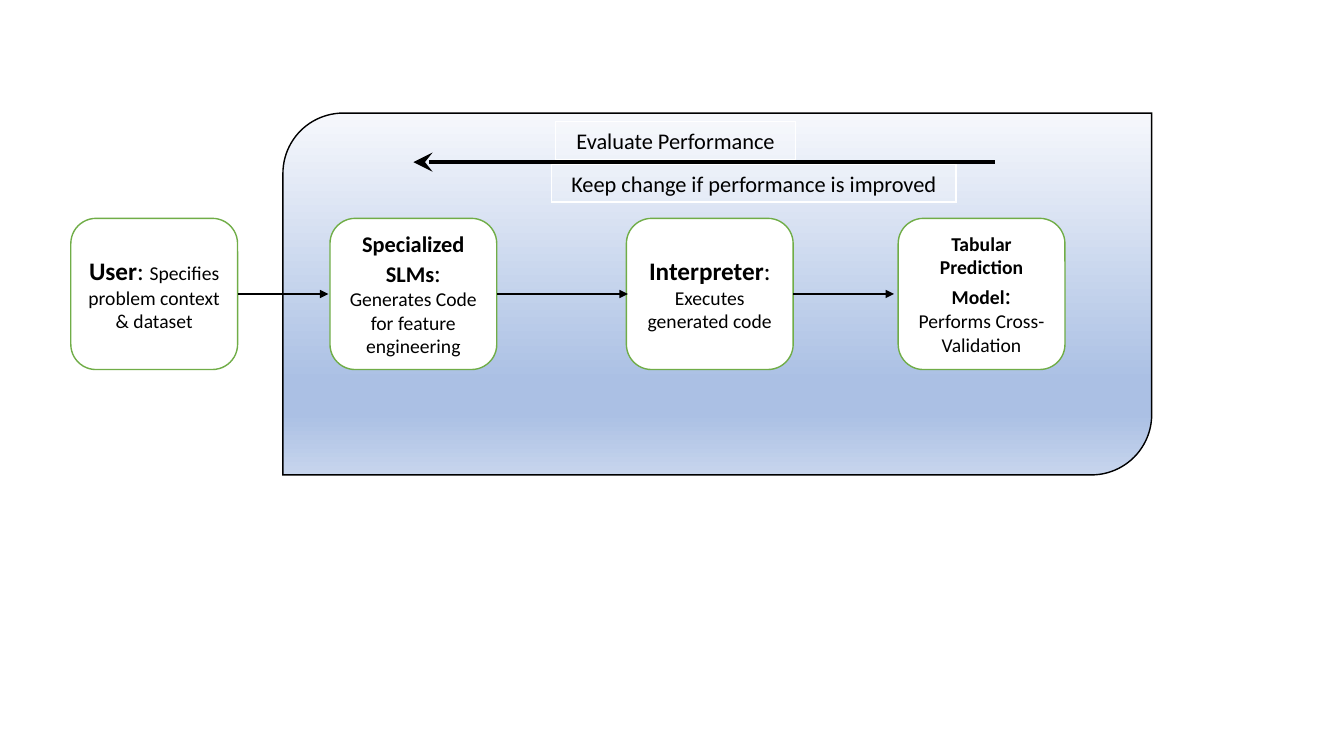
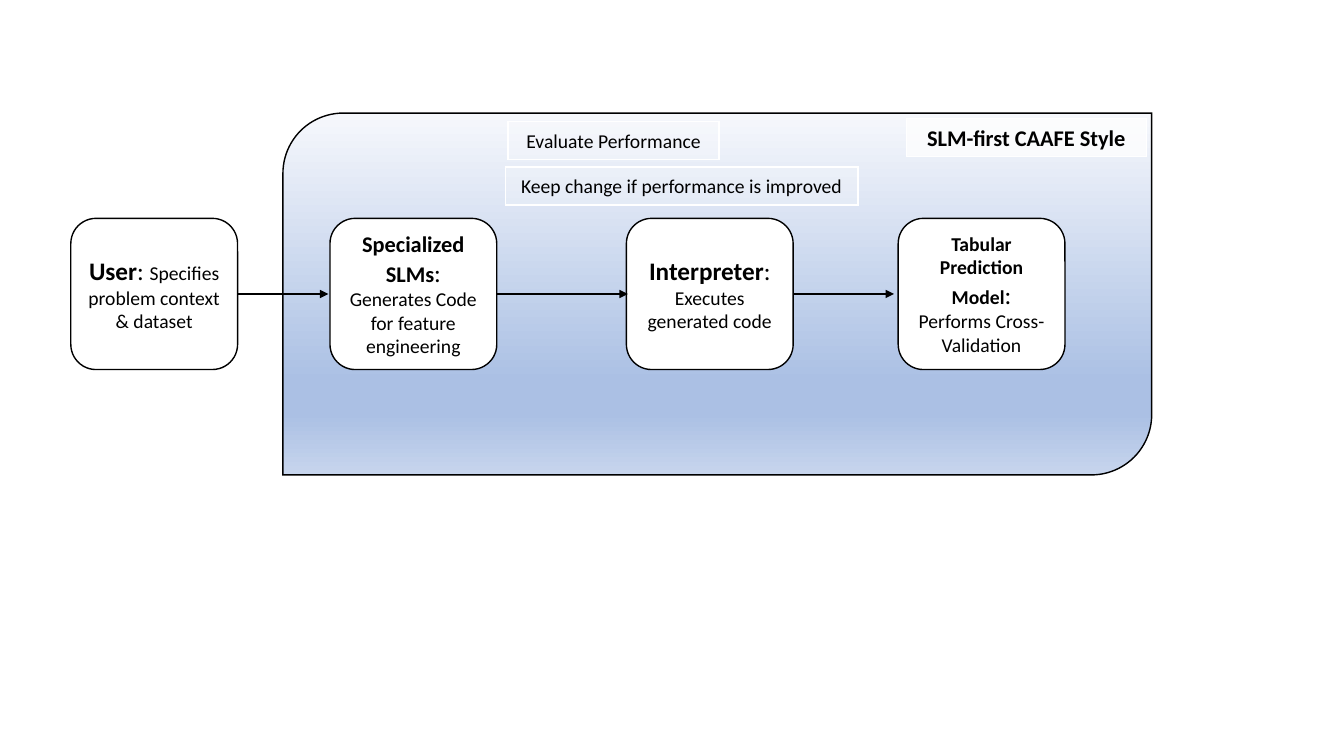
Before and after one commit to IkeKobby/prelim, a slide deck: slide 1 of Diagrams.pptx. Drawn at 1344x756 pixels with LibreOffice and Linux fonts; fonts in the diff are those of the drawing. Boxes give left, top, right and bottom in pixels: in the first picture for what was removed or moved away, otherwise in the second. Text is boxed around its words. In the diff, an @@ line names an element or a change of style, - is before the commit and + after.

```diff
--- a/Diagrams.pptx
+++ b/Diagrams.pptx
@@ rectangle added at (906, 119, 1146, 156), fill #FFFFFF at 75% opacity, outline #FFFFFF 1 pt, 16 pt, text #000000, bold @@
+SLM-first CAAFE Style
@@ rectangle "Evaluate Performance": place and size @@
-rectangle "Evaluate Performance" at (556, 122, 796, 159)
+rectangle "Evaluate Performance" at (508, 122, 719, 159)
@@ rectangle "Evaluate Performance" at (508, 122, 719, 159): size 16 to 14 pt @@
@@ arrow removed from (993, 162) to (413, 162) @@
@@ rectangle "Keep change if performance is ..." at (505, 167, 858, 205): size 16 to 14 pt @@
@@ rectangle "Keep change if performance is ...": place and size @@
-rectangle "Keep change if performance is ..." at (552, 164, 956, 202)
+rectangle "Keep change if performance is ..." at (505, 167, 858, 205)
@@ outline #70AD47 1 pt to #000000 1 pt in 4 elements at (71, 219, 237, 370), (330, 219, 496, 370), (626, 219, 792, 370), (898, 219, 1065, 370) @@
```
Also in this commit, not shown: 1 slide added, 2 other files.
